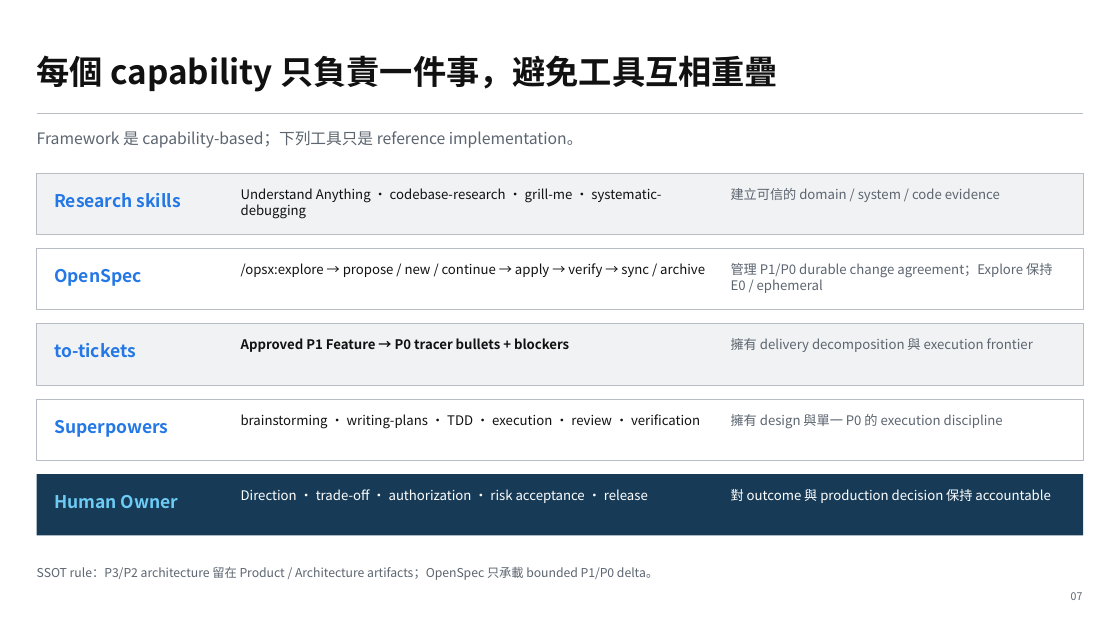
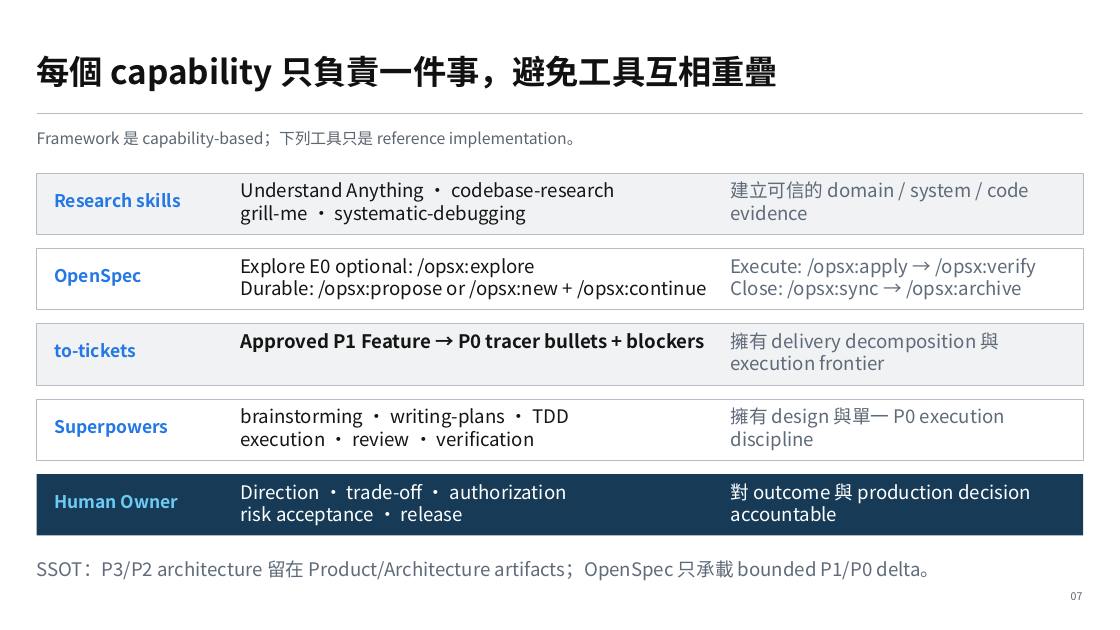
Before and after one commit to yschiang/ai_engineering, a slide deck: slide 7 of presentation/06_Training_Presentation.pptx. Drawn at 1120x630 pixels with LibreOffice and Linux fonts; fonts in the diff are those of the drawing. Boxes give left, top, right and bottom in pixels: in the first picture for what was removed or moved away, otherwise in the second. Text is boxed around its words. In the diff, an @@ line names an element or a change of style, - is before the commit and + after.

```diff
--- a/presentation/06_Training_Presentation.pptx
+++ b/presentation/06_Training_Presentation.pptx
@@ text at [241, 182, 615, 225]: text changed; size 11.2 to 16 pt; text colour #111111 to #151515 @@
-Understand Anything · codebase-research · grill-me · systematic-debugging
+Understand Anything · codebase-research
+grill-me · systematic-debugging
@@ text "建立可信的 domain / system / ...": place and size @@
-text "建立可信的 domain / system / ..." at [731, 188, 1000, 202]
+text "建立可信的 domain / system / ..." at [731, 181, 1029, 220]
@@ text "建立可信的 domain / system / ..." at [731, 181, 1029, 220]: size 11.2 to 16 pt, text colour #5C6570 to #606B7A @@
@@ text at [241, 258, 706, 300]: text changed; size 11.2 to 16 pt; text colour #111111 to #151515 @@
-/opsx:explore → propose / new / continue → apply → verify → sync / archive
+Explore E0 optional: /opsx:explore
+Durable: /opsx:propose or /opsx:new + /opsx:continue
@@ text at [731, 258, 1036, 300]: text changed; size 11.2 to 16 pt; text colour #5C6570 to #606B7A @@
-管理 P1/P0 durable change agreement；Explore 保持 E0 / ephemeral
+Execute: /opsx:apply → /opsx:verify
+Close: /opsx:sync → /opsx:archive
@@ text "Approved P1 Feature → P0 ..." at [241, 333, 705, 352]: size 11.2 to 16 pt, text colour #111111 to #151515 @@
@@ text "擁有 delivery decomposition 與 execution ..." at [731, 332, 1000, 370]: size 11.2 to 16 pt, text colour #5C6570 to #606B7A @@
@@ text at [241, 408, 569, 447]: text changed; size 11.2 to 16 pt; text colour #111111 to #151515 @@
-brainstorming · writing-plans · TDD · execution · review · verification
+brainstorming · writing-plans · TDD
+execution · review · verification
@@ text at [731, 407, 1005, 451]: text changed; size 11.2 to 16 pt; text colour #5C6570 to #606B7A @@
-擁有 design 與單一 P0 的 execution discipline
+擁有 design 與單一 P0 execution discipline
@@ text at [241, 484, 567, 526]: text changed; size 11.2 to 16 pt @@
-Direction · trade-off · authorization · risk acceptance · release
+Direction · trade-off · authorization
+risk acceptance · release
@@ text at [731, 483, 1031, 522]: text changed; size 11.2 to 16 pt @@
-對 outcome 與 production decision 保持 accountable
+對 outcome 與 production decision accountable
@@ text at [37, 560, 940, 581]: text changed; size 10.5 to 16 pt; text colour #5C6570 to #606B7A @@
-SSOT rule：P3/P2 architecture 留在 Product / Architecture artifacts；OpenSpec 只承載 bounded P1/P0 delta。
+SSOT：P3/P2 architecture 留在 Product/Architecture artifacts；OpenSpec 只承載 bounded P1/P0 delta。
```
Also in this commit, not shown: 4 other slides changed.
